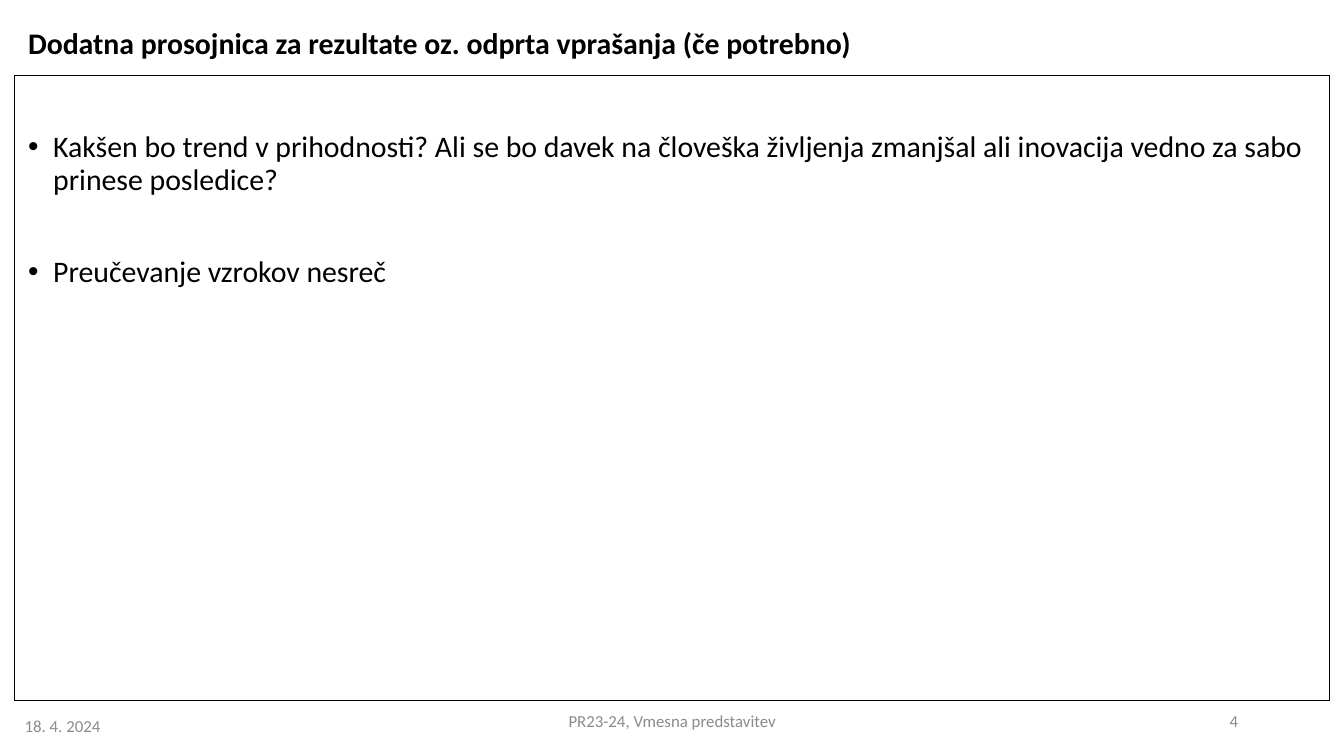
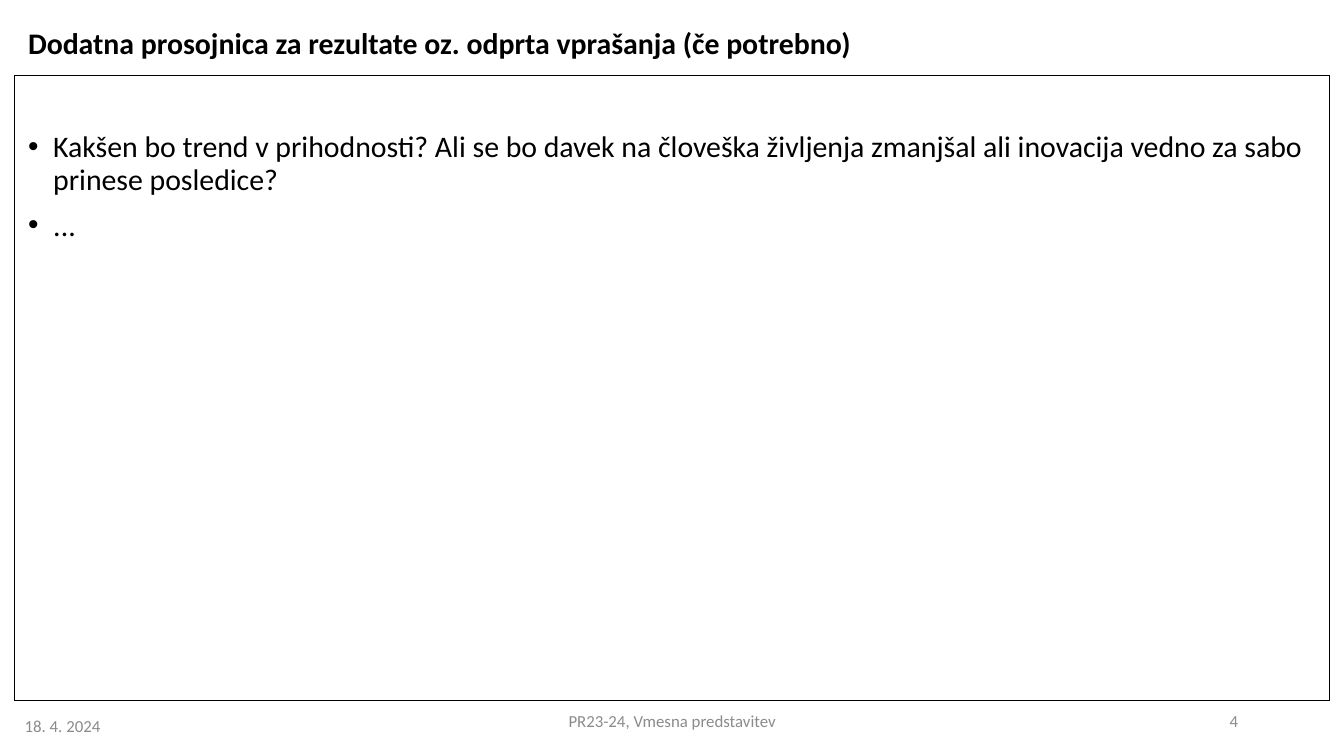
Before and after one commit to aljaztravnik/PR24ATJSBDKJNK, a slide deck: slide 4 of PR2023-24_vmesna_7.pptx. Drawn at 1344x756 pixels with LibreOffice and Linux fonts; fonts in the diff are those of the drawing. Boxes give left, top, right and bottom in pixels: in the first picture for what was removed or moved away, otherwise in the second. Text is boxed around its words. In the diff, an @@ line names an element or a change of style, - is before the commit and + after.

```diff
--- a/PR2023-24_vmesna_7.pptx
+++ b/PR2023-24_vmesna_7.pptx
@@ text at [53,261,386,287]: text changed @@
-• Preučevanje vzrokov nesreč
+• ...
```
Also in this commit, not shown: 1 other slide changed.
